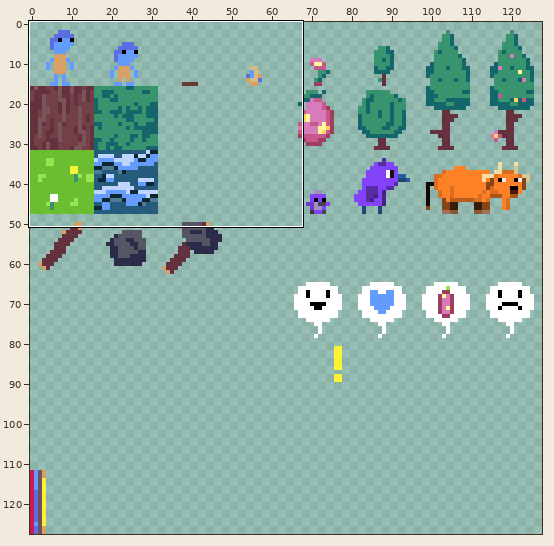
One commit to this sprite sheet: out/STB.png. The first picture is a wide view before the edit; the outline marks the close-up.
Close-up. Old version:
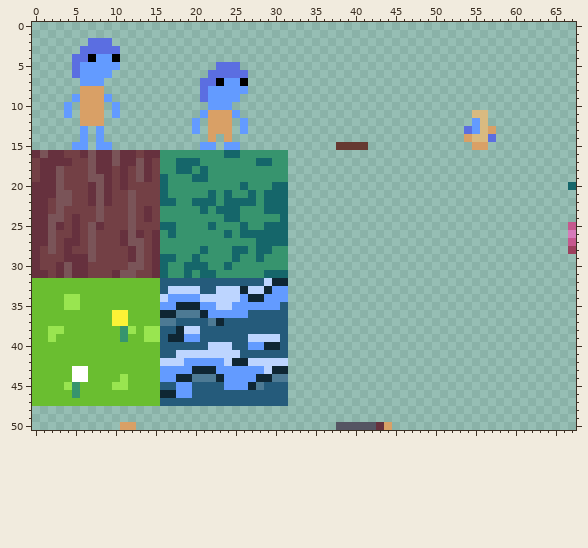
The file is 128x128 pixels. Shown: x 0..67, y 0..50.
Once edited:
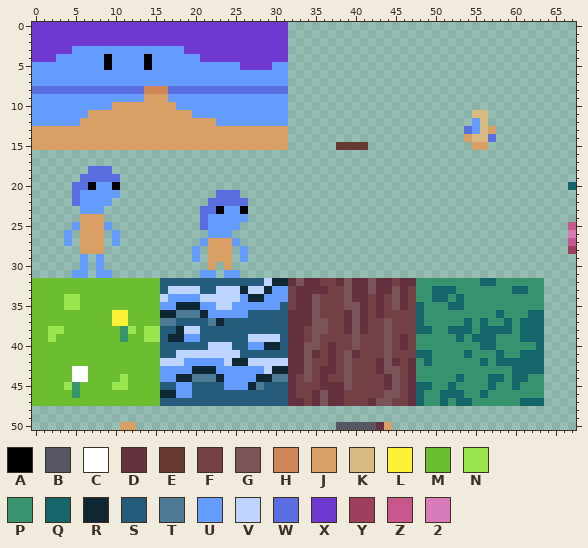
Palette (. is transparent): A #000000  B #555563  C #ffffff  D #66313e  E #663931  F #734045  G #7a5458  H #cf8659  J #d9a066  K #d9ba80  L #fbf236  M #6abe30  N #99e550  P #37946e  Q #15666a  R #0f2633  S #255b7b  T #4d7a94  U #639bff  V #bdd5ff  W #5b6ee1  X #6e38d1  Y #9d3f5d  Z #c6588e  2 #d77bba
From old to new:
@@ x 0..67 @@
- 0 ....................................................................
- 1 ....................................................................
- 2 .......WWW..........................................................
- 3 ......WWWWW.........................................................
- 4 .....WWAUUA.........................................................
- 5 .....WUUUUU............WWW..........................................
- 6 .....WUUUU............WWWWW.........................................
- 7 ......UUU............WWAUUA.........................................
- 8 ......JJJ............WUUUUU.........................................
- 9 .....UJJJU...........WUUUU..........................................
-10 ....U.JJJ.U...........UUU...........................................
-11 ....U.JJJ.U..........UJJJU.............................KK...........
-12 ......JJJ...........U.JJJ.U............................UK...........
-13 ......U.U...........U.JJJ.U...........................WUKJ..........
-14 ......U.U.............J.J.............................JKKW..........
-15 .....UU.UU...........UU.UU............EEEE.............JJ...........
-16 DGDDFFDGDDGDDFDDPPPPPPPPQQPPPPPP....................................
-17 FDDDDFFGDDGDDGDFPPQQQPPPPPPPQQPP....................................
-18 FDDGFFFGDDFDFGDFPPQQPQPPPPPPPPPP....................................
-19 FDDGFFFGGDFDFGDFQPPPQQPPPPPPPPPP....................................
-20 DDDGFFFDGDFDFFFFQPPPPPPPPPQPPPQQ...................................Q
-21 DDDGGFFDGDFFGFFFQPPPPPQPQPPQPQQQ....................................
-22 DDFGGFFDGDFFGFFFQQPPQQQPQQQQPQQQ....................................
-23 DDFGFFFFGFFFGFDFPPPPPQPQQQPPPQQQ....................................
-24 DDGGFDFFGFFFGFDFPPPPPPPPQQPPPPPQ....................................
-25 DDGDFDFGDFFFGFFFQQPPPPQPPPQPPQQQ...................................Z
-26 DDGFFDFGFFFDGDFDPQPPPPPPQPQQQQQQ...................................2
-27 DDGFDDFGFFFDGGFDPPPPPPPPPPPPQQQQ...................................Z
-28 DFGFDFFGFFFFDGFDPPPPPQPPPQQPQQPP...................................Y
-29 DFFFDDDGFFFFDGFDQQPPQPPPPQPPQPPP....................................
-30 DFFDGDDFFFFFGGFDQPPQQQPPQPPPPPPP....................................
-31 DDFDGDDFFFDGGFFDQPPQPQQPPPPPPQQQ....................................
-32 MMMMMMMMMMMMMMMMSSSSSSSSSSSSSVRR....................................
-33 MMMMMMMMMMMMMMMMSVVVVSSVVVRVVRUU....................................
-34 MMMMNNMMMMMMMMMMVUUUUVVVVVURRUUU....................................
-35 MMMMNNMMMMMMMMMMUURRRUUVVUUUUUUS....................................
-36 MMMMMMMMMMLLMMMMRRTTTRUUUUUSSSSS....................................
-37 MMMMMMMMMMLLMMMMTTSSSSTRSSSSSSSS....................................
-38 MMNNMMMMMMMPNMNNSSRVVSSSSSSSSSSS....................................
-39 MMNMMMMMMMMPMMNNSRRUUSSSSSSVVVVS....................................
-40 MMMMMMMMMMMMMMMMSSSSSSVVVSSUURRS....................................
-41 MMMMMMMMMMMMMMMMSSVVVVVVVVSSSSSS....................................
-42 MMMMMMMMMMMMMMMMVVVUUUUUVRRVVVVV....................................
-43 MMMMMCCMMMMMMMMMUUUURRRUUUUUUVRR....................................
-44 MMMMMCCMMMMNMMMMUURRTTTRUUUURRTT....................................
-45 MMMMNPMMMMNNMMMMSSUUSSSSUUURTSSS....................................
-46 MMMMMPMMMMMMMMMMRRUUSSSSSSSSSSSS....................................
-47 MMMMMMMMMMMMMMMMSSSSSSSSSSSSSSSS....................................
+ 0 XXXXXXXXXXXXXXXXXXXXXXXXXXXXXXXX....................................
+ 1 XXXXXXXXXXXXXXXXXXXXXXXXXXXXXXXX....................................
+ 2 XXXXXXXXXXXXXXXXXXXXXXXXXXXXXXXX....................................
+ 3 XXXXXUUUUUUUUUUUUUUXXXXXXXXXXXXX....................................
+ 4 XXXUUUUUUAUUUUAUUUUUUXXXXXXXXXXX....................................
+ 5 UUUUUUUUUAUUUUAUUUUUUUUUUUXXXXUU....................................
+ 6 UUUUUUUUUUUUUUUUUUUUUUUUUUUUUUUU....................................
+ 7 UUUUUUUUUUUUUUUUUUUUUUUUUUUUUUUU....................................
+ 8 WWWWWWWWWWWWWWHHHWWWWWWWWWWWWWWW....................................
+ 9 UUUUUUUUUUUUUUJJJUUUUUUUUUUUUUUU....................................
+10 UUUUUUUUUUJJJJJJJJUUUUUUUUUUUUUU....................................
+11 UUUUUUUJJJJJJJJJJJJJUUUUUUUUUUUU.......................KK...........
+12 UUUUUUJJJJJJJJJJJJJJJJJUUUUUUUUU.......................UK...........
+13 JJJJJJJJJJJJJJJJJJJJJJJJJJJJJJJJ......................WUKJ..........
+14 JJJJJJJJJJJJJJJJJJJJJJJJJJJJJJJJ......................JKKW..........
+15 JJJJJJJJJJJJJJJJJJJJJJJJJJJJJJJJ......EEEE.............JJ...........
+16 ....................................................................
+17 ....................................................................
+18 .......WWW..........................................................
+19 ......WWWWW.........................................................
+20 .....WWAUUA........................................................Q
+21 .....WUUUUU............WWW..........................................
+22 .....WUUUU............WWWWW.........................................
+23 ......UUU............WWAUUA.........................................
+24 ......JJJ............WUUUUU.........................................
+25 .....UJJJU...........WUUUU.........................................Z
+26 ....U.JJJ.U...........UUU..........................................2
+27 ....U.JJJ.U..........UJJJU.........................................Z
+28 ......JJJ...........U.JJJ.U........................................Y
+29 ......U.U...........U.JJJ.U.........................................
+30 ......U.U.............J.J...........................................
+31 .....UU.UU...........UU.UU..........................................
+32 MMMMMMMMMMMMMMMMSSSSSSSSSSSSSVRRDGDDFFDGDDGDDFDDPPPPPPPPQQPPPPPP....
+33 MMMMMMMMMMMMMMMMSVVVVSSVVVRVVRUUFDDDDFFGDDGDDGDFPPQQQPPPPPPPQQPP....
+34 MMMMNNMMMMMMMMMMVUUUUVVVVVURRUUUFDDGFFFGDDFDFGDFPPQQPQPPPPPPPPPP....
+35 MMMMNNMMMMMMMMMMUURRRUUVVUUUUUUSFDDGFFFGGDFDFGDFQPPPQQPPPPPPPPPP....
+36 MMMMMMMMMMLLMMMMRRTTTRUUUUUSSSSSDDDGFFFDGDFDFFFFQPPPPPPPPPQPPPQQ....
+37 MMMMMMMMMMLLMMMMTTSSSSTRSSSSSSSSDDDGGFFDGDFFGFFFQPPPPPQPQPPQPQQQ....
+38 MMNNMMMMMMMPNMNNSSRVVSSSSSSSSSSSDDFGGFFDGDFFGFFFQQPPQQQPQQQQPQQQ....
+39 MMNMMMMMMMMPMMNNSRRUUSSSSSSVVVVSDDFGFFFFGFFFGFDFPPPPPQPQQQPPPQQQ....
+40 MMMMMMMMMMMMMMMMSSSSSSVVVSSUURRSDDGGFDFFGFFFGFDFPPPPPPPPQQPPPPPQ....
+41 MMMMMMMMMMMMMMMMSSVVVVVVVVSSSSSSDDGDFDFGDFFFGFFFQQPPPPQPPPQPPQQQ....
+42 MMMMMMMMMMMMMMMMVVVUUUUUVRRVVVVVDDGFFDFGFFFDGDFDPQPPPPPPQPQQQQQQ....
+43 MMMMMCCMMMMMMMMMUUUURRRUUUUUUVRRDDGFDDFGFFFDGGFDPPPPPPPPPPPPQQQQ....
+44 MMMMMCCMMMMNMMMMUURRTTTRUUUURRTTDFGFDFFGFFFFDGFDPPPPPQPPPQQPQQPP....
+45 MMMMNPMMMMNNMMMMSSUUSSSSUUURTSSSDFFFDDDGFFFFDGFDQQPPQPPPPQPPQPPP....
+46 MMMMMPMMMMMMMMMMRRUUSSSSSSSSSSSSDFFDGDDFFFFFGGFDQPPQQQPPQPPPPPPP....
+47 MMMMMMMMMMMMMMMMSSSSSSSSSSSSSSSSDDFDGDDFFFDGGFFDQPPQPQQPPPPPPQQQ....
 48 ....................................................................
Pixel boxes of the changes (left, top, right, bottom) in both close-ups:
changed: (32, 22, 544, 406)
